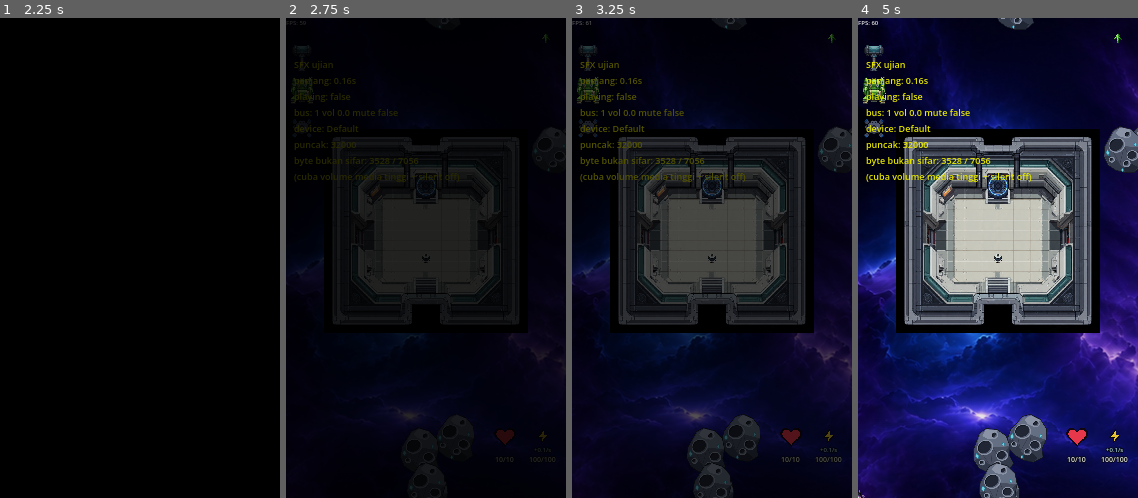
Above: before the commit, frames 1-4 (left to right).
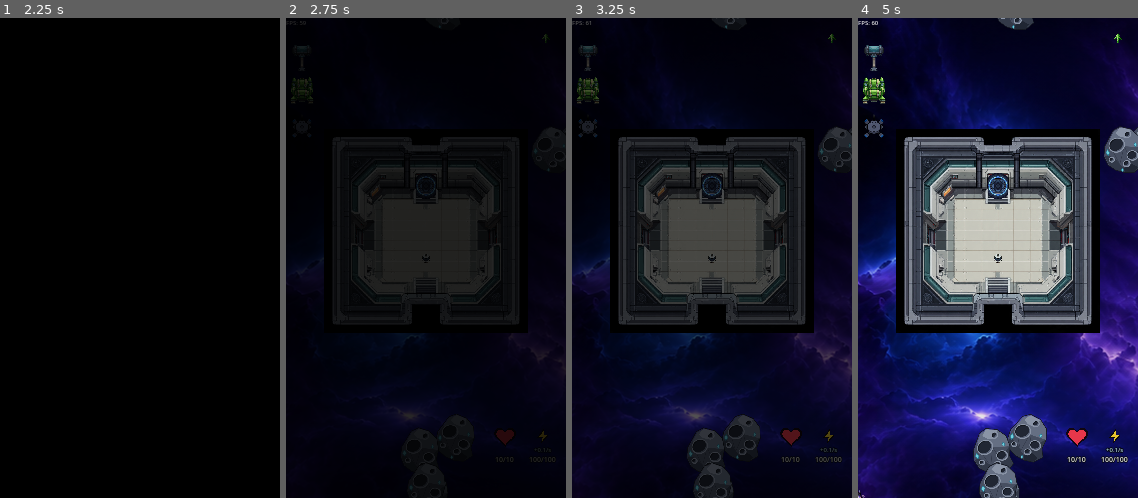
Above: after the commit, the same moments.

Repository: wildane/ShootingStar
Game: Godot game, scene res://scene/main_menu/main_menu.tscn
Same seed, same stepped clock (60 frames per second), same inputs: the game is played once before the commit and once after it.
Inputs (mouse positions are in pixels of both pictures, inside the frame that each line leads up to):
- Up to frame 1 (2.25 s): tap Enter at 0.5, 0.6 s; move the mouse to (201, 234) at 0.52 s; hold Right 0.53-1.25 s; click (201, 234) at 0.67 s; tap Space at 0.77 s; drag from (84, 282) to (126, 354) at 1.27 s; move the mouse to (140, 186) at 2.02 s; hold Right from 2.03 s (still down); tap Backspace at 2.1 s; click (140, 186) at 2.17 s
- Up to frame 2 (2.75 s): keep holding Right
- Up to frame 3 (3.25 s): release Right at 2.75 s; drag from (698, 354) to (770, 234) at 2.77 s
- Up to frame 4 (5 s): move the mouse to (1082, 330) at 3.52 s; hold Left 3.53-4.25 s; tap Ctrl at 3.6 s; tap Space at 3.77 s; drag from (914, 186) to (1000, 186) at 4.27 s

Frame 1 is identical in both runs. In frame 2, 0.7% of the frame differs, in the area x 3-62%, y 8-35%; in frame 3, 1.3%; in frame 4, 1.8%, in the area x 2-62%, y 8-35%.

Commit message:
Buang kod ujian audio selepas bunyi disahkan
Punca senyap ialah suis silent iPhone, bukan kod. Paparan status, bunyi
ujian masa mula dan print dibuang.

🤖 Generated with Codebuff
Co-Authored-By: Codebuff <noreply@codebuff.com>

Diff:
--- a/audio/sfx.gd
+++ b/audio/sfx.gd
@@ -3,6 +3,9 @@
 # Kesan bunyi dijana sepenuhnya dalam kod: tiada fail aset dan tiada
 # import editor diperlukan, jadi ia berfungsi dalam build telefon.
 # Guna: Sfx.mainkan("tembakan", -7.0)
+#
+# Nota iPhone: Xogot/Godot guna sesi audio yang dihenyak oleh suis
+# senyap (silent mode), jadi bunyi hanya keluar bila silent dimatikan.
 # ==========================================================
 extends Node
 
@@ -12,49 +15,11 @@
 
 var _pemain: Dictionary = {}
 var _giliran: Dictionary = {}
-# Untuk ujian: puncak sampel dan bilangan byte bukan sifar yang dijana.
-var _puncak: Dictionary = {}
-var _bukan_sifar: Dictionary = {}
 
 func _ready() -> void:
 	process_mode = Node.PROCESS_MODE_ALWAYS
 	_sedia("tembakan", 0.16)
 	_sedia("lombong", 0.22)
-	print("SFX sedia: ", _pemain.keys())
-	# UJIAN AUDIO: bunyi sekali setiap game mula + paparan status di skrin.
-	# Buang blok ini bila bunyi dah disahkan keluar.
-	await get_tree().create_timer(0.5).timeout
-	mainkan("tembakan", -7.0)
-	await get_tree().create_timer(0.15).timeout
-	_papar_status_ujian()
-
-# Paparan sementara untuk sahkan keadaan audio pada peranti.
-func _papar_status_ujian() -> void:
-	var pemain: AudioStreamPlayer = null
-	if _pemain.has("tembakan"):
-		var senarai: Array = _pemain["tembakan"]
-		if not senarai.is_empty():
-			pemain = senarai[0]
-	var teks: String = "SFX ujian\n"
-	if pemain and pemain.stream:
-		teks += "panjang: " + str(snappedf(pemain.stream.get_length(), 0.01)) + "s\n"
-	teks += "playing: " + str(pemain.playing if pemain else false) + "\n"
-	teks += "bus: " + str(AudioServer.get_bus_count()) + " vol " + str(AudioServer.get_bus_volume_db(0))
-	teks += " mute " + str(AudioServer.is_bus_mute(0)) + "\n"
-	teks += "device: " + str(AudioServer.get_output_device()) + "\n"
-	teks += "puncak: " + str(_puncak.get("tembakan", -1)) + "\n"
-	teks += "byte bukan sifar: " + str(_bukan_sifar.get("tembakan", -1)) + " / " + str(pemain.stream.data.size() if pemain and pemain.stream else 0)
-	teks += "\n(cuba volume media tinggi + silent off)"
-	var label := Label.new()
-	label.text = teks
-	label.position = Vector2(8, 40)
-	label.add_theme_font_size_override("font_size", 9)
-	label.add_theme_color_override("font_color", Color(1, 1, 0))
-	var lapisan := CanvasLayer.new()
-	lapisan.add_child(label)
-	get_tree().root.add_child(lapisan)
-	await get_tree().create_timer(10.0).timeout
-	lapisan.queue_free()
 
 func mainkan(nama: String, isipadu_db: float = -6.0, pic: float = 1.0) -> void:
 	if not _pemain.has(nama):
@@ -89,8 +54,6 @@
 	bait.resize(jumlah * 2)
 	var fasa: float = 0.0
 	var fasa_petik: float = 0.0
-	var puncak: int = 0
-	var bukan_sifar: int = 0
 	for i in jumlah:
 		var t: float = float(i) / float(KADAR)
 		var nilai: float = 0.0
@@ -116,12 +79,6 @@
 			u += 65536
 		bait[i * 2] = u & 0xFF
 		bait[i * 2 + 1] = (u >> 8) & 0xFF
-		if absi(v) > puncak:
-			puncak = absi(v)
-		if u != 0:
-			bukan_sifar += 1
-	_puncak[nama] = puncak
-	_bukan_sifar[nama] = bukan_sifar
 
 	var stream := AudioStreamWAV.new()
 	stream.format = AudioStreamWAV.FORMAT_16_BITS
